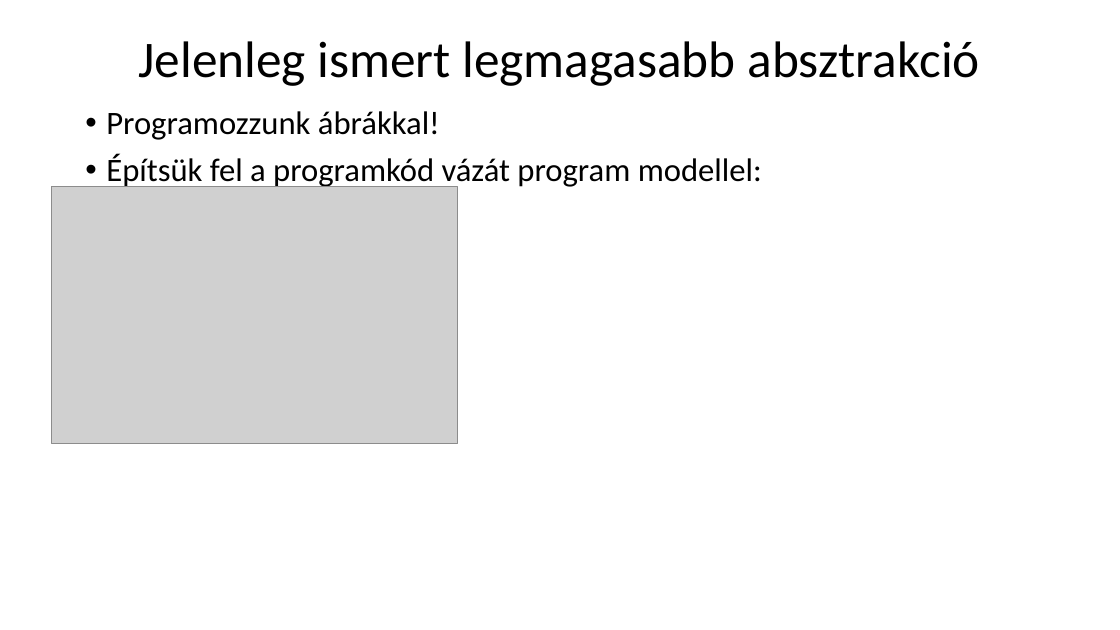
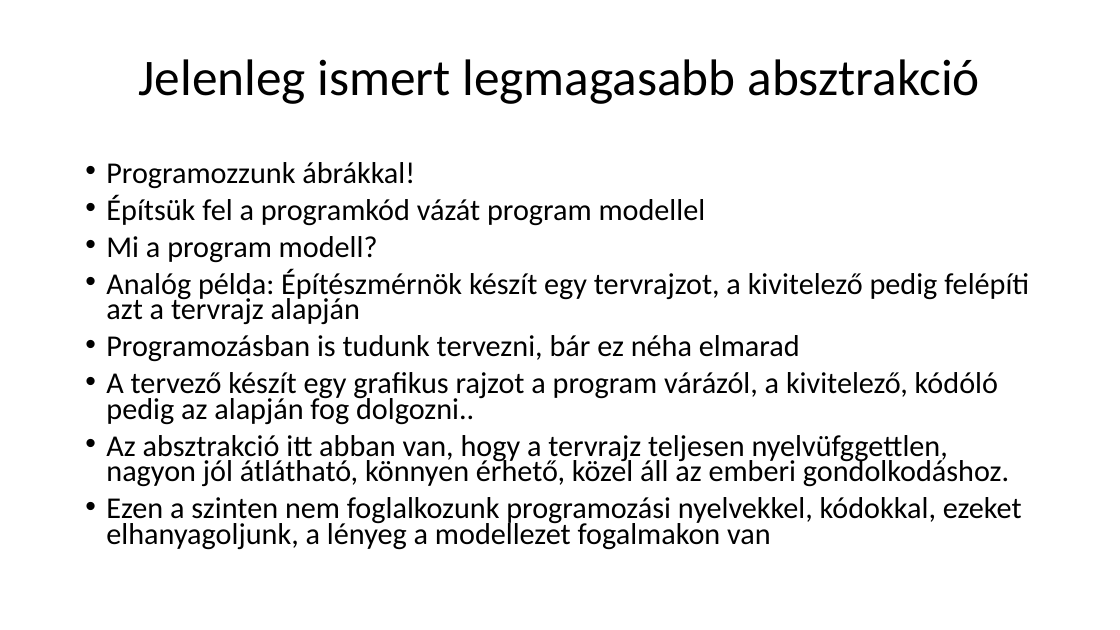
Before and after one commit to nagyandras95/Egyetem, a slide deck: slide 12 of efop/03/Absztakciós szintek a programozásban.pptx (slide 11 before the commit). Drawn at 1120x630 pixels with LibreOffice and Linux fonts; fonts in the diff are those of the drawing; grey boxes stand for pictures. Boxes give left, top, right and bottom in pixels: in the first picture for what was removed or moved away, otherwise in the second. Text is boxed around its words. In the diff, an @@ line names an element or a change of style, - is before the commit and + after.

Commit message:
Complate absztrak ea

```diff
--- a/efop/03/Absztakciós szintek a programozásban.pptx
+++ b/efop/03/Absztakciós szintek a programozásban.pptx
@@ title "Jelenleg ismert legmagasabb absztrakció": place and size @@
-title "Jelenleg ismert legmagasabb absztrakció" at box(139, 41, 980, 86)
+title "Jelenleg ismert legmagasabb absztrakció" at box(139, 59, 980, 104)
@@ text "Programozzunk ábrákkal!": place and size @@
-text "Programozzunk ábrákkal!" at box(106, 111, 762, 189)
+text "Programozzunk ábrákkal!" at box(106, 162, 1029, 550)
@@ text at box(106, 162, 415, 189): size 28 to 25.9 pt in "Programozzunk ábrákkal!"; line spacing 0.9 to 0.7 @@
@@ picture removed at box(51, 187, 458, 444) @@
@@ text at box(106, 195, 1029, 550): text changed; size 28 to 25.9 pt @@
-• Építsük fel a programkód vázát program modellel:
+• Építsük fel a programkód vázát program modellel
+• Mi a program modell?
+• Analóg példa: Építészmérnök készít egy tervrajzot, a kivitelező pedig felépíti azt a tervrajz alapján
+• Programozásban is tudunk tervezni, bár ez néha elmarad
+• A tervező készít egy grafikus rajzot a program várázól, a kivitelező, kódóló pedig az alapján fog dolgozni..
+• Az absztrakció itt abban van, hogy a tervrajz teljesen nyelvüfggettlen, nagyon jól átlátható, könnyen érhető, közel áll az emberi gondolkodáshoz.
+• Ezen a szinten nem foglalkozunk programozási nyelvekkel, kódokkal, ezeket elhanyagoljunk, a lényeg a modellezet fogalmakon van
```
Also in this commit, not shown: 3 other slides changed, 4 slides added, 1 slide removed, 4 other files.
